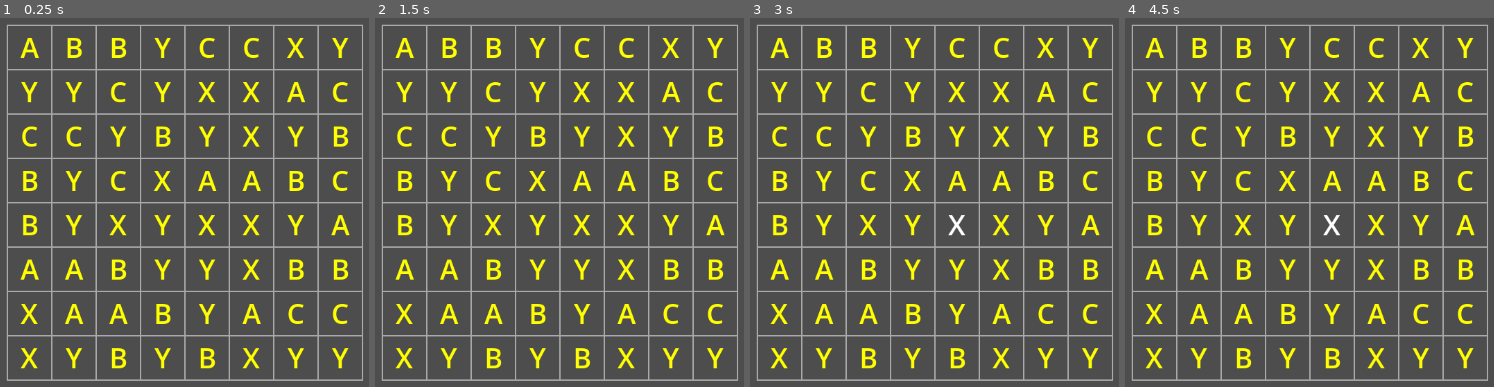
Above: before the commit, frames 1-4 (left to right).
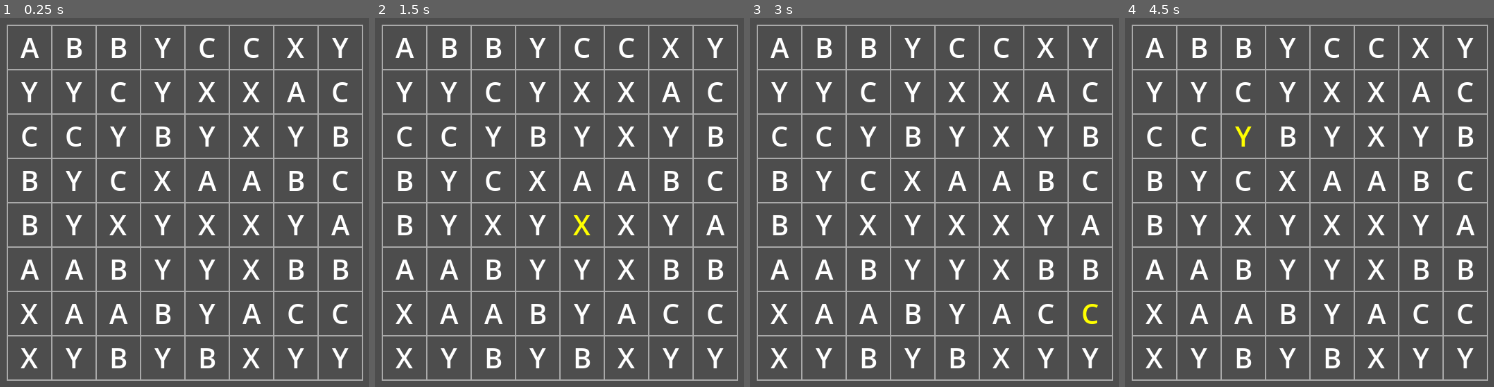
Above: after the commit, the same moments.

Repository: fehudma/godot_projects
Game: Godot game, scene res://Scenes/game.tscn
Two runs of this game, one before a commit and one after it. Both use one fixed random seed, a clock stepped at 60 frames per second and the inputs below.
Inputs (mouse positions are in pixels of both pictures, inside the frame that each line leads up to):
- Up to frame 1 (0.25 s): no input
- Up to frame 2 (1.5 s): tap Enter at 0.5 s; move the mouse to (outside the picture) at 0.52 s; click (outside the picture) at 0.67 s; tap Space at 1.25 s; move the mouse to (577, 228) at 1.27 s; click (577, 228) at 1.42 s
- Up to frame 3 (3 s): tap Enter at 2 s; move the mouse to (outside the picture) at 2.02 s; click (outside the picture) at 2.17 s; tap Space at 2.75 s; move the mouse to (1071, 294) at 2.77 s; click (1071, 294) at 2.92 s
- Up to frame 4 (4.5 s): tap Enter at 3.5 s; move the mouse to (outside the picture) at 3.52 s; click (outside the picture) at 3.67 s; tap Space at 4.25 s; move the mouse to (1246, 139) at 4.27 s; click (1246, 139) at 4.42 s

The runs differ from the first frame. In frame 1, 8.0% of the frame differs, in the area x 5-95%, y 5-96%; in frame 2, 7.9%; in frame 3, 7.8%; in frame 4, 7.8%.

Commit message:
finished visual feedback when click piece

Diff:
--- a/Scenes/board.gd
+++ b/Scenes/board.gd
@@ -116,6 +116,8 @@
 
 	first_piece.position = grid_to_pixel(second_cell.x, second_cell.y)
 	second_piece.position = grid_to_pixel(first_cell.x, first_cell.y)
+
+
 #==========================
 #“Where should the center of cell (column, row) be?”
 func _draw() -> void:
@@ -171,16 +173,23 @@
 					selected_piece.set_selected(true)
 				else:
 					second_cell = clicked_cell
-					var cells_are_adjacent: bool = are_cells_adjacent(
-						selected_cell,
-						second_cell
-					)
-
-					if cells_are_adjacent:
-						swap_pieces_in_grid(selected_cell, second_cell)
 
 					var first_piece: Piece = grid[selected_cell.x][selected_cell.y]
-					first_piece.set_selected(false)
 
-					selected_cell = Vector2i(-1, -1)
+					if second_cell == selected_cell:
+						first_piece.set_selected(false)
+						selected_cell = Vector2i(-1, -1)
+
+					elif are_cells_adjacent(selected_cell, second_cell):
+						swap_pieces_in_grid(selected_cell, second_cell)
+						first_piece.set_selected(false)
+						selected_cell = Vector2i(-1, -1)
+
+					else:
+						first_piece.set_selected(false)
+
+						selected_cell = second_cell
+						var new_selected_piece: Piece = grid[selected_cell.x][selected_cell.y]
+						new_selected_piece.set_selected(true)
+
 					second_cell = Vector2i(-1, -1)
--- a/Scenes/piece.gd
+++ b/Scenes/piece.gd
@@ -20,7 +20,6 @@
 #==========================INIT
 func _ready() -> void:
 	set_letter(letter)
-	set_selected(true)
 
 
 func set_letter(new_letter: String) -> void:
